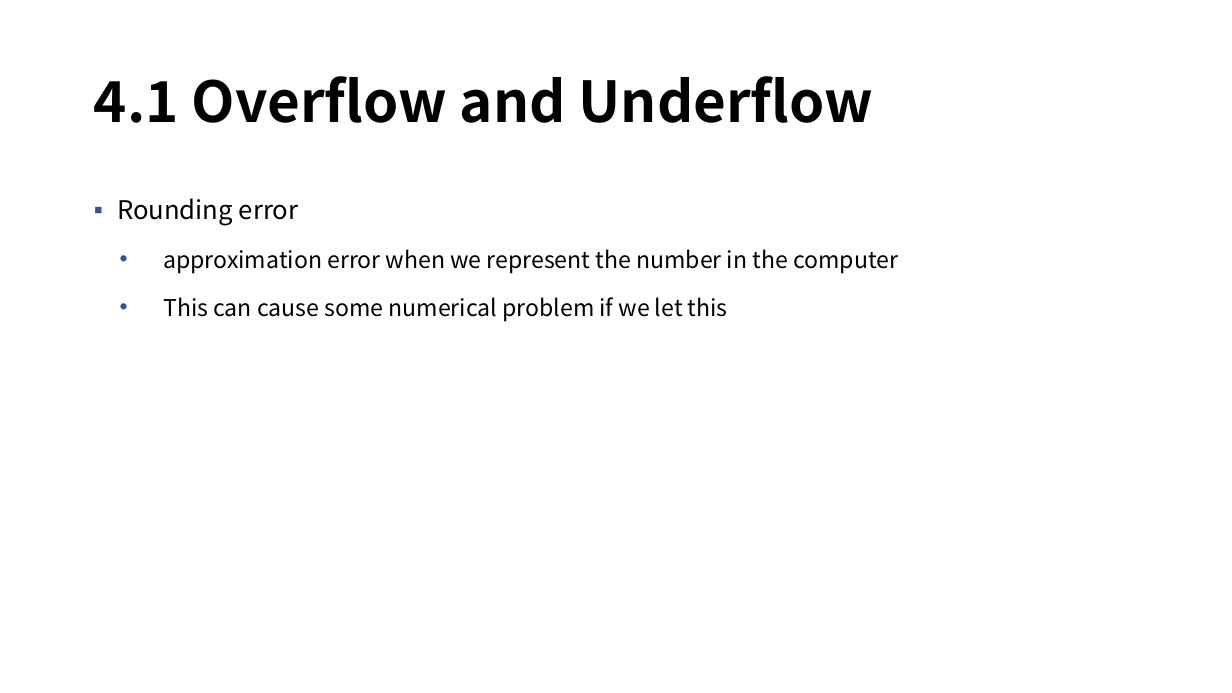
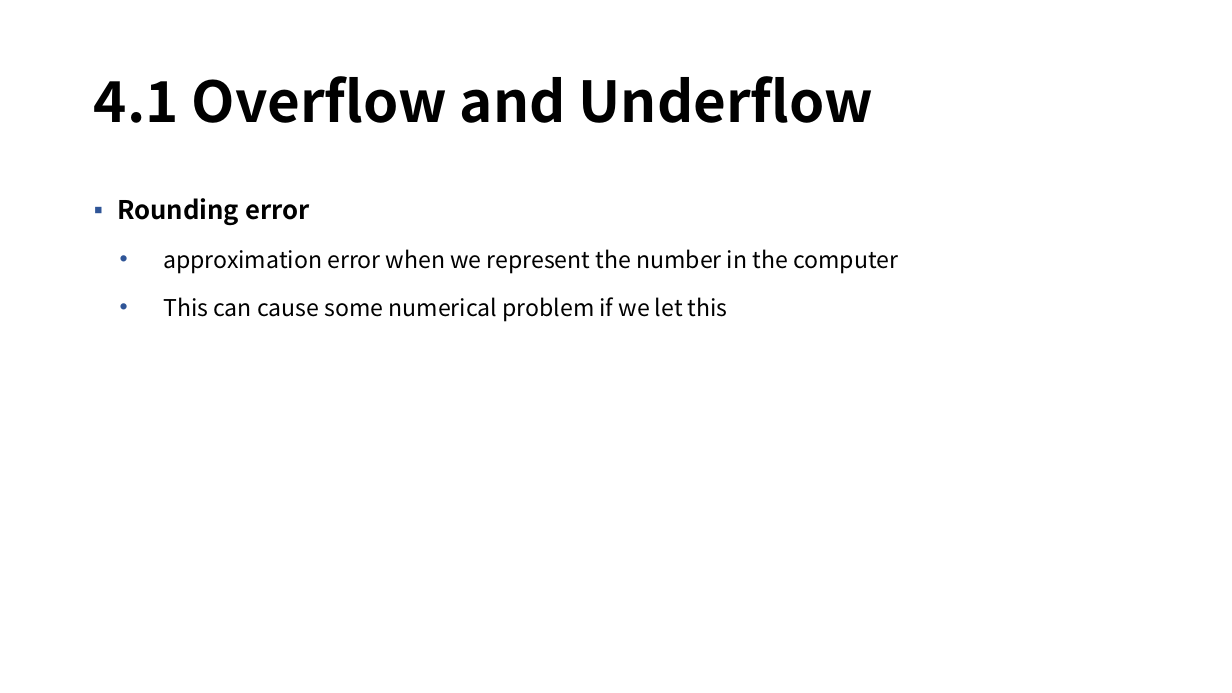
Before and after one commit to mmvv11/GraduateStudies, a slide deck: slide 4 of DeepLearningStudy/4. 수치해석.pptx. Drawn at 1232x693 pixels with LibreOffice and Linux fonts; fonts in the diff are those of the drawing; background and template pictures are left out. Boxes give left, top, right and bottom in pixels: in the first picture for what was removed or moved away, otherwise in the second. Text is boxed around its words. In the diff, an @@ line names an element or a change of style, - is before the commit and + after.

```diff
--- a/DeepLearningStudy/4. 수치해석.pptx
+++ b/DeepLearningStudy/4. 수치해석.pptx
@@ text at (117,198,309,226): bold on in "Rounding error" @@
```
Also in this commit, not shown: 2 other slides changed, 7 slides added, 30 other files.
